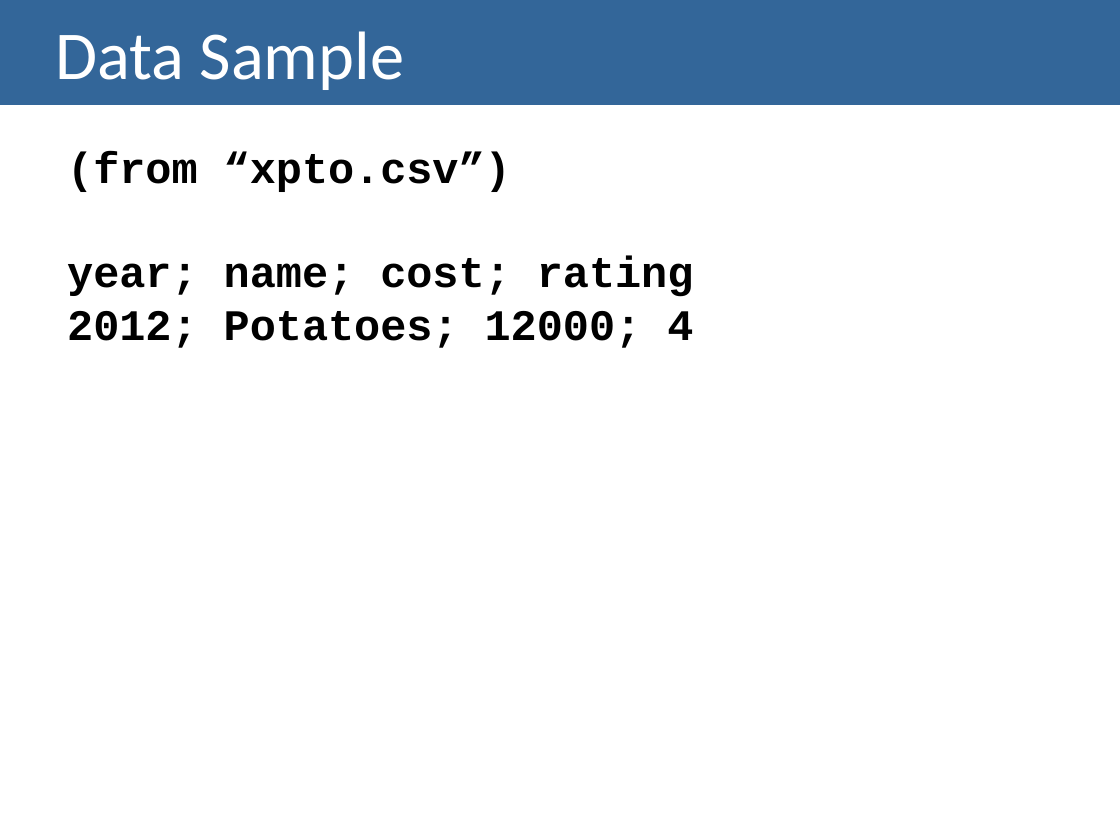
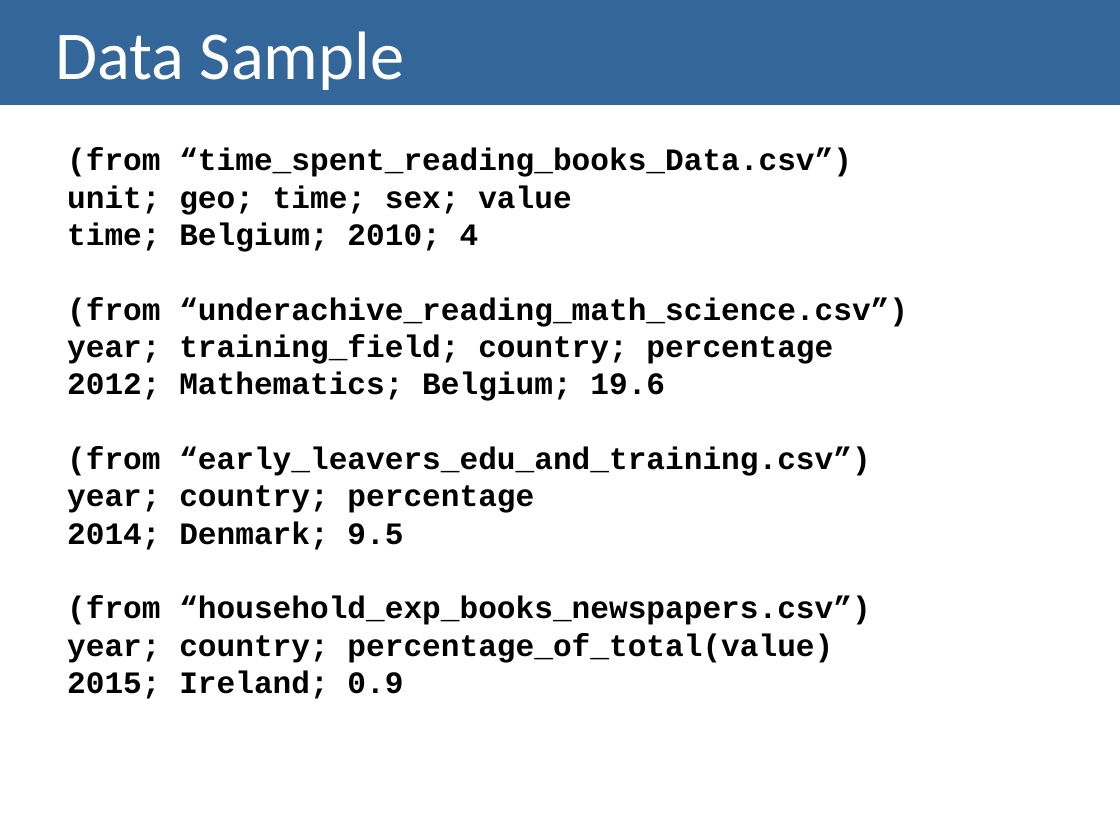
Before and after one commit to MargaridaMorais/information_visualization, a slide deck: slide 12 of First_Delivery/presentation/Lab02-PresentationTemplate.pptx (slide 9 before the commit). Drawn at 1120x840 pixels with LibreOffice and Linux fonts; fonts in the diff are those of the drawing. Boxes give left, top, right and bottom in pixels: in the first picture for what was removed or moved away, otherwise in the second. Text is boxed around its words. In the diff, an @@ line names an element or a change of style, - is before the commit and + after.

```diff
--- a/First_Delivery/presentation/Lab02-PresentationTemplate.pptx
+++ b/First_Delivery/presentation/Lab02-PresentationTemplate.pptx
@@ text at (x1=67, y1=148, x2=908, y2=699): text changed; size 28 to 20 pt @@
-(from “xpto.csv”)
-year; name; cost; rating
-2012; Potatoes; 12000; 4
+(from “time_spent_reading_books_Data.csv”)
+unit; geo; time; sex; value
+time; Belgium; 2010; 4
+(from “underachive_reading_math_science.csv”)
+year; training_field; country; percentage
+2012; Mathematics; Belgium; 19.6
+(from “early_leavers_edu_and_training.csv”)
+year; country; percentage
+2014; Denmark; 9.5
+(from “household_exp_books_newspapers.csv”)
+year; country; percentage_of_total(value)
+2015; Ireland; 0.9
```
Also in this commit, not shown: 1 other slide changed, 3 slides added, 1 other file.
